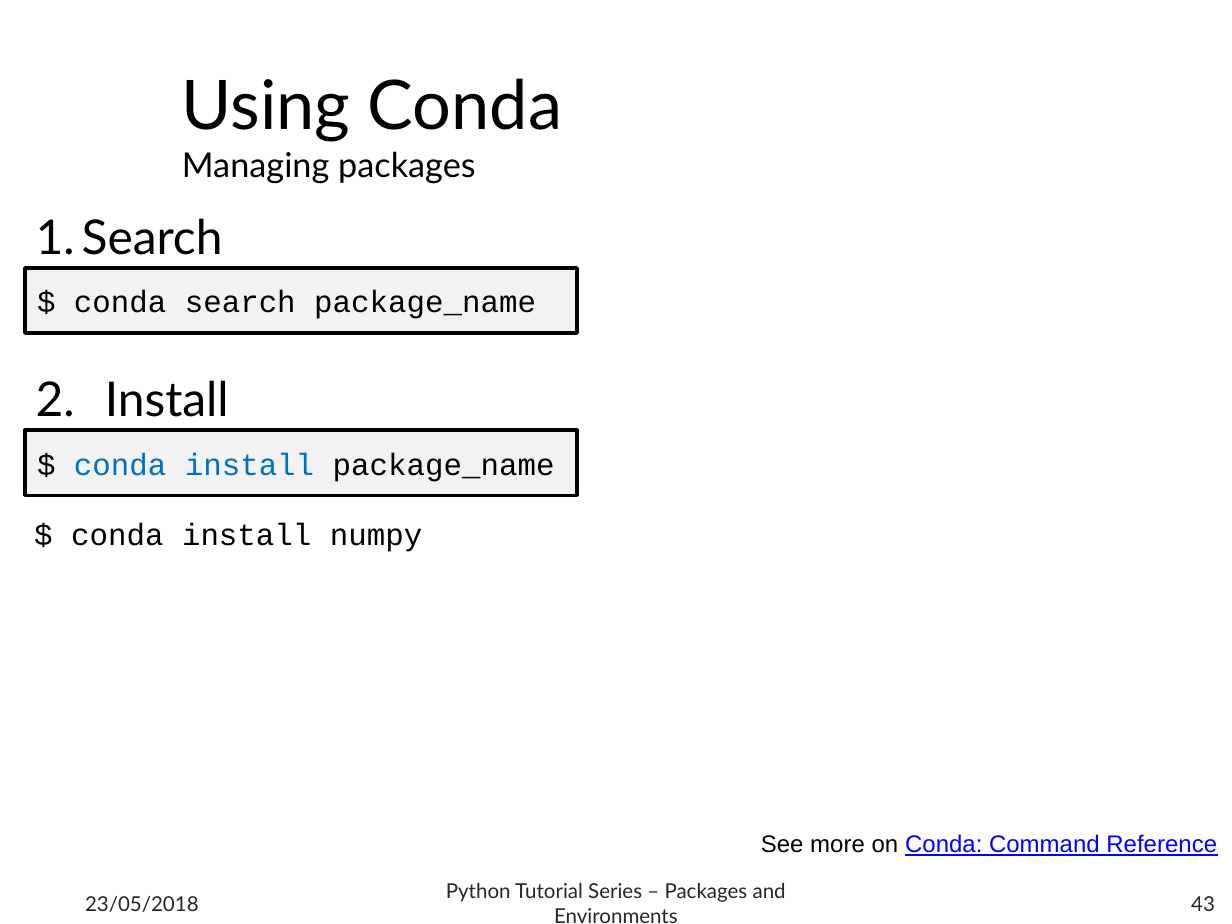
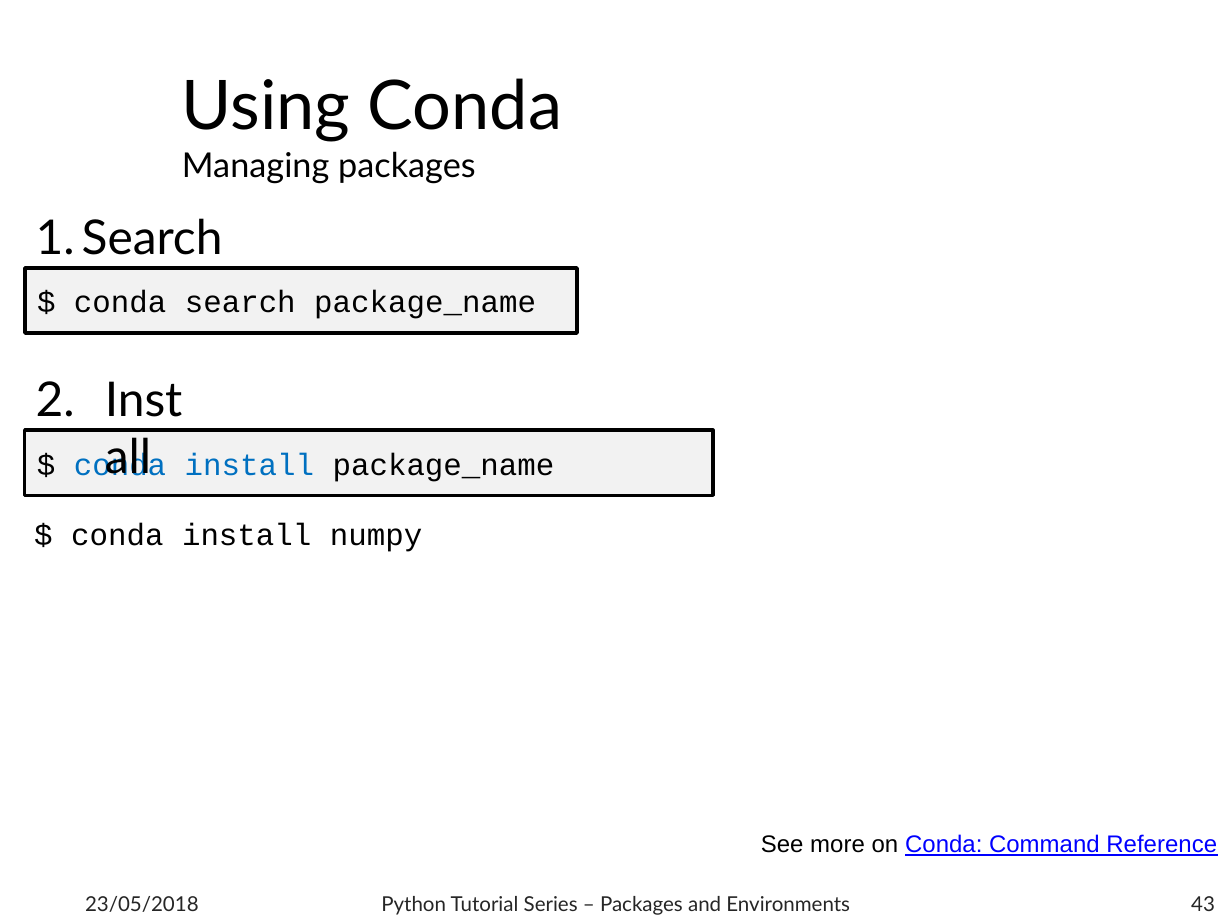
Before and after one commit to b1quint/Python-Tutorial-Series, a slide deck: slide 43 of Presentations/Python Tutorial Series - Packages and Virtual Envs.pptx. Drawn at 1232x924 pixels with LibreOffice and Linux fonts; fonts in the diff are those of the drawing; background and template pictures are left out. Boxes give left, top, right and bottom in pixels: in the first picture for what was removed or moved away, otherwise in the second. Text is boxed around its words. In the diff, an @@ line names an element or a change of style, - is before the commit and + after.

```diff
--- a/Presentations/Python Tutorial Series - Packages and Virtual Envs.pptx
+++ b/Presentations/Python Tutorial Series - Packages and Virtual Envs.pptx
@@ text "Install" rewrapped from (x1=105, y1=380, x2=229, y2=417) to (x1=185, y1=452, x2=314, y2=476) @@
@@ rectangle "$ conda install package_name" resized from (x1=25, y1=430, x2=577, y2=495) to (x1=25, y1=430, x2=713, y2=495) @@
@@ text "Python Tutorial Series – Packages ..." rewrapped from (x1=446, y1=883, x2=786, y2=923) to (x1=381, y1=896, x2=850, y2=915) @@
```
Also in this commit, not shown: 24 other slides changed, 1 other file.
